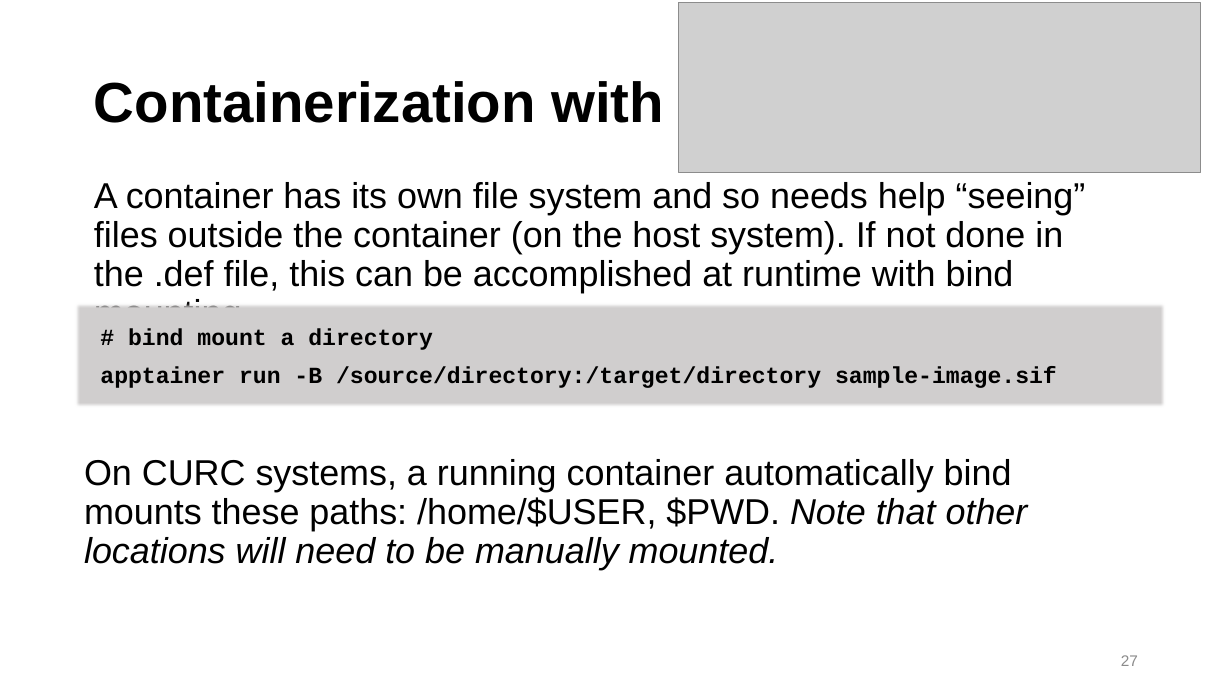
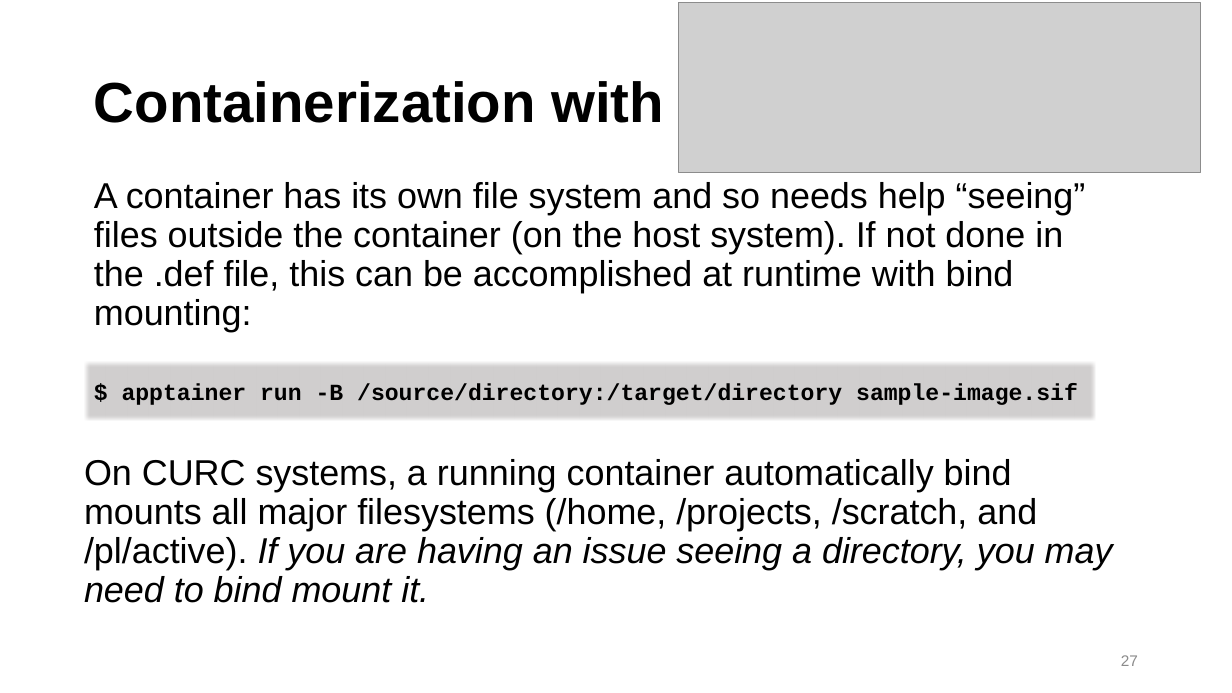
Before and after one commit to b-reyes/hpc_fundamentals_micro_credential, a slide deck: slide 27 of installing_software/installing_software.pptx. Drawn at 1232x693 pixels with LibreOffice and Linux fonts; fonts in the diff are those of the drawing; grey boxes stand for pictures; background and template pictures are left out. Boxes give left, top, right and bottom in pixels: in the first picture for what was removed or moved away, otherwise in the second. Text is boxed around its words. In the diff, an @@ line names an element or a change of style, - is before the commit and + after.

Commit message:
move description of a virtual environment to the beginning of the mamba section, go through Spack and Apptainer slides and clean up things (make them reflect the current state of the system), update EXERCUSES.md

```diff
--- a/installing_software/installing_software.pptx
+++ b/installing_software/installing_software.pptx
@@ text at <box>94,182,1086,331</box>: text changed @@
-A container has its own file system and so needs help “seeing” files outside the container (on the host system). If not done in the .def file, this can be accomplished at runtime with bind mounting.
+A container has its own file system and so needs help “seeing” files outside the container (on the host system). If not done in the .def file, this can be accomplished at runtime with bind mounting:
@@ rectangle removed at <box>75,302,1166,407</box> @@
@@ rectangle "$ apptainer run -B /source/directory:/target/directory ...": place and size @@
-rectangle "$ apptainer run -B /source/directory:/target/directory ..." at <box>100,328,1057,388</box>
+rectangle "$ apptainer run -B /source/directory:/target/directory ..." at <box>85,361,1095,421</box>
@@ rectangle "$ apptainer run -B /source/directory:/target/directory ..." at <box>85,361,1095,421</box>: vertical alignment top to middle; fill none to #D0CECE @@
@@ text in rectangle at <box>122,383,1078,405</box>: text changed @@
-# bind mount a directory
-apptainer run -B /source/directory:/target/directory sample-image.sif
+$ apptainer run -B /source/directory:/target/directory sample-image.sif
@@ text at <box>84,459,1113,603</box>: text changed @@
-On CURC systems, a running container automatically bind mounts these paths: /home/$USER, $PWD. Note that other locations will need to be manually mounted.
+On CURC systems, a running container automatically bind mounts all major filesystems (/home, /projects, /scratch, and /pl/active). If you are having an issue seeing a directory, you may need to bind mount it.
```
Also in this commit, not shown: 10 other slides changed, 2 other files.
